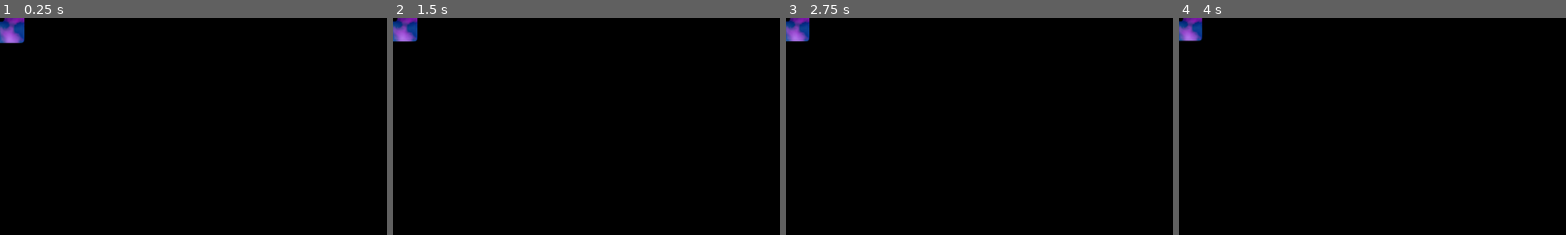
Above: before the commit, frames 1-4 (left to right).
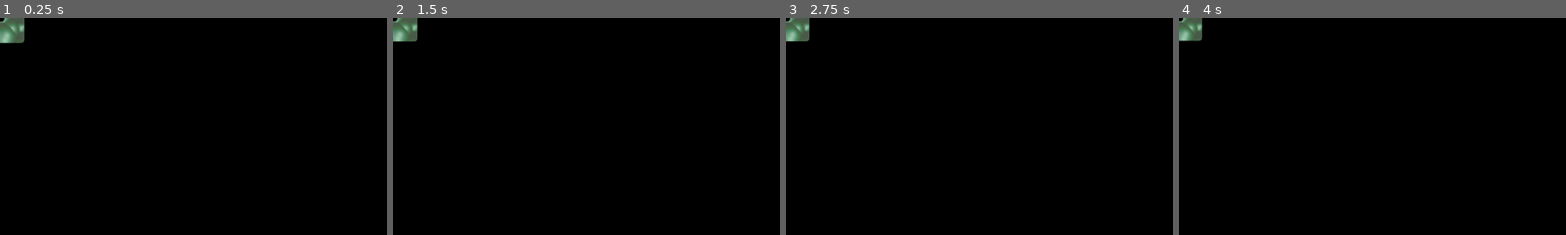
Above: after the commit, the same moments.

Repository: c64cosmin/GMTK2022
Game: Godot game, scene res://objects/die.tscn
Two runs of this game, one before a commit and one after it. Both use one fixed random seed, a clock stepped at 60 frames per second and the inputs below. This scene is started directly instead of the project's main scene.
Inputs (mouse positions are % of the whole screen's width and height, from its top left):
- Up to frame 1 (0.25 s): no input
- Up to frame 2 (1.5 s): move the mouse to (72, 45) at 0.52 s; press the mouse at (72, 45) at 0.53 s; release the mouse at (72, 45) at 1.25 s; drag from (30, 55) to (45, 70) at 1.27 s
- Up to frame 3 (2.75 s): move the mouse to (60, 28) at 2.02 s; press the mouse at (60, 28) at 2.03 s
- Up to frame 4 (4 s): release the mouse at (60, 28) at 2.75 s; tap Enter at 2.75 s; drag from (45, 70) to (20, 35) at 2.77 s; move the mouse to (80, 65) at 3.52 s; press the mouse at (80, 65) at 3.53 s
The pictures show only the part of the screen within x 0-50%, y 0-50%; the shares and areas given below are measured in that part.

The runs differ from the first frame. In frame 1, 0.7% of the frame differs, in the area x 0-7%, y 0-12%; in frame 2, 0.7%; in frame 3, 0.6%; in frame 4, 0.6%.

Commit message:
More balancing

Diff:
--- a/scenes/game.tscn
+++ b/scenes/game.tscn
@@ -68,3 +68,9 @@
 [node name="pause_menu" parent="." instance=ExtResource( 10 )]
 visible = false
 position = Vector2( 930, 302 )
+
+[node name="debug" type="TextEdit" parent="."]
+margin_left = 656.0
+margin_top = 600.0
+margin_right = 1041.0
+margin_bottom = 750.0
--- a/scripts/die.gd
+++ b/scripts/die.gd
@@ -22,7 +22,23 @@
 func _ready():
 	$Sprite.material = $Sprite.material.duplicate()
 	$Sprite.frame = randi()%6
-	set_type(randi()%Gamestate.number_of_categories)
+	if Gamestate.level == 1:
+		set_type(0)
+	if Gamestate.level == 2:
+		if randi()%3 == 0:
+			set_type(Gamestate.DieTypes.Meat)
+		else:
+			set_type(Gamestate.DieTypes.Veggies)
+	if Gamestate.level == 3:
+		if randi()%3 == 0:
+			set_type(Gamestate.DieTypes.Veggies)
+		else:
+			if randi()%3 == 0:
+				set_type(Gamestate.DieTypes.Filler)
+			else:
+				set_type(Gamestate.DieTypes.Meat)
+	if Gamestate.level == 4:
+		set_type(randi()%Gamestate.number_of_categories)
 
 func _process(delta):
 	animate_shape(delta)
--- a/scripts/game.gd
+++ b/scripts/game.gd
@@ -7,9 +7,30 @@
 	Gamestate.score = 0
 	add_stars(5)
 
+func debug():
+	if OS.is_debug_build():
+		var text = ""
+		text += "level: " + str(Gamestate.level) + "\n"
+		text += "difficulty: " + str(Gamestate.difficulty) + "\n"
+		text += "people_patience: " + str(Gamestate.people_patience) + "\n"
+		text += "spawn_period: " + str($ticket_creator.spawn_period) + "\n"
+		$debug.text = text
+	else:
+		$debug.visible = false
+
 func _process(delta):
+	debug()
 	$score.text = "Score: " + String(Gamestate.score)
 	Gamestate.people_patience -= delta*0.07
+	Gamestate.difficulty += delta*0.1
+	if Gamestate.difficulty > 20:
+		Gamestate.people_patience_max -= 10
+		Gamestate.people_patience = Gamestate.people_patience_max
+		Gamestate.level += 1
+		Gamestate.difficulty = 1
+		if Gamestate.level >= 4:
+			Gamestate.level = 4
+
 	if $rating/stars.get_child_count() == 0 and $rating/dying_stars.get_child_count() == 0:
 		game_over()
 
--- a/scripts/gamestate.gd
+++ b/scripts/gamestate.gd
@@ -3,11 +3,14 @@
 const number_of_ingredients = 4
 const number_of_categories = 3
 
+var level = 1
+var difficulty = 1
 var score = 0
 var mouse_has_child = false
 var item_container = null
 
 var people_patience = 90
+var people_patience_max = 90
 var active_ticket = null
 
 const Ingredients = {
--- a/scripts/ticket.gd
+++ b/scripts/ticket.gd
@@ -66,7 +66,21 @@
 		return
 	create_item(position, Gamestate.Ingredients.Avocado)
 
-func create_recipe(l, p, pm):
+func level1_list():
+	var l = randi()%int(min(5,Gamestate.difficulty)) + 1
+	for i in range(0, l):
+		add_veggie(i)
+
+func level2_list():
+	var l = randi()%int(min(4,Gamestate.difficulty)) + 1
+	for i in range(0, l):
+		if randi()%3 == 0:
+			add_meat(i)
+		else:
+			add_veggie(i)
+
+func spoj_de_ureche():
+	var l = randi()%int(Gamestate.difficulty) + 1
 	set_length(ceil(l*90/128+0.5))
 	if l >= 1:
 		add_base(0)
@@ -83,8 +97,21 @@
 		add_extra(4)
 	if l >= 6:
 		add_extra(5)
-	patience = p
-	patience_multiplier = pm
+
+func create_recipe_list():
+	if Gamestate.level <= 1:
+		level1_list()
+	elif Gamestate.level <= 2:
+		level2_list()
+	#elif Gamestate.level <= 3:
+		#level3_list()
+	#elif Gamestate.level <= 4:
+		#level4_list()
+
+	var l = $items.get_child_count()
+	set_length(ceil(l*90/128+0.5))
+	patience = Gamestate.people_patience + randi()%20
+	patience_multiplier = 1 - randf()*0.6
 
 func set_length(l):
 	length = l
--- a/scripts/ticket_creator.gd
+++ b/scripts/ticket_creator.gd
@@ -7,7 +7,6 @@
 var spawning = true
 var tickets = []
 var max_tickets = 8
-var difficulty = 1
 
 func _ready():
 	randomize()
@@ -29,10 +28,7 @@
 		add_child(new_ticket)
 		new_ticket.global_transform.origin = global_transform.origin
 		new_ticket.spawner = self
-		var patience = Gamestate.people_patience + randi()%20
-		var patience_multiplier = 1 - randf()*0.6
-		var recipe_length = randi()%difficulty + 1
-		new_ticket.create_recipe(difficulty, patience, patience_multiplier)
+		new_ticket.create_recipe_list()
 		tickets.push_back(new_ticket)
 
 func arrange_tickets():
